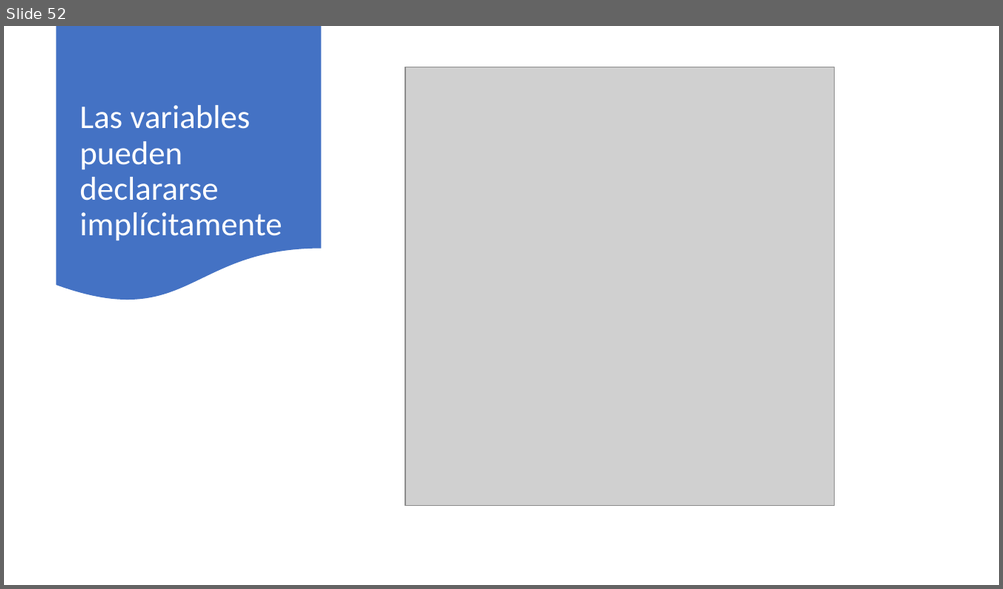
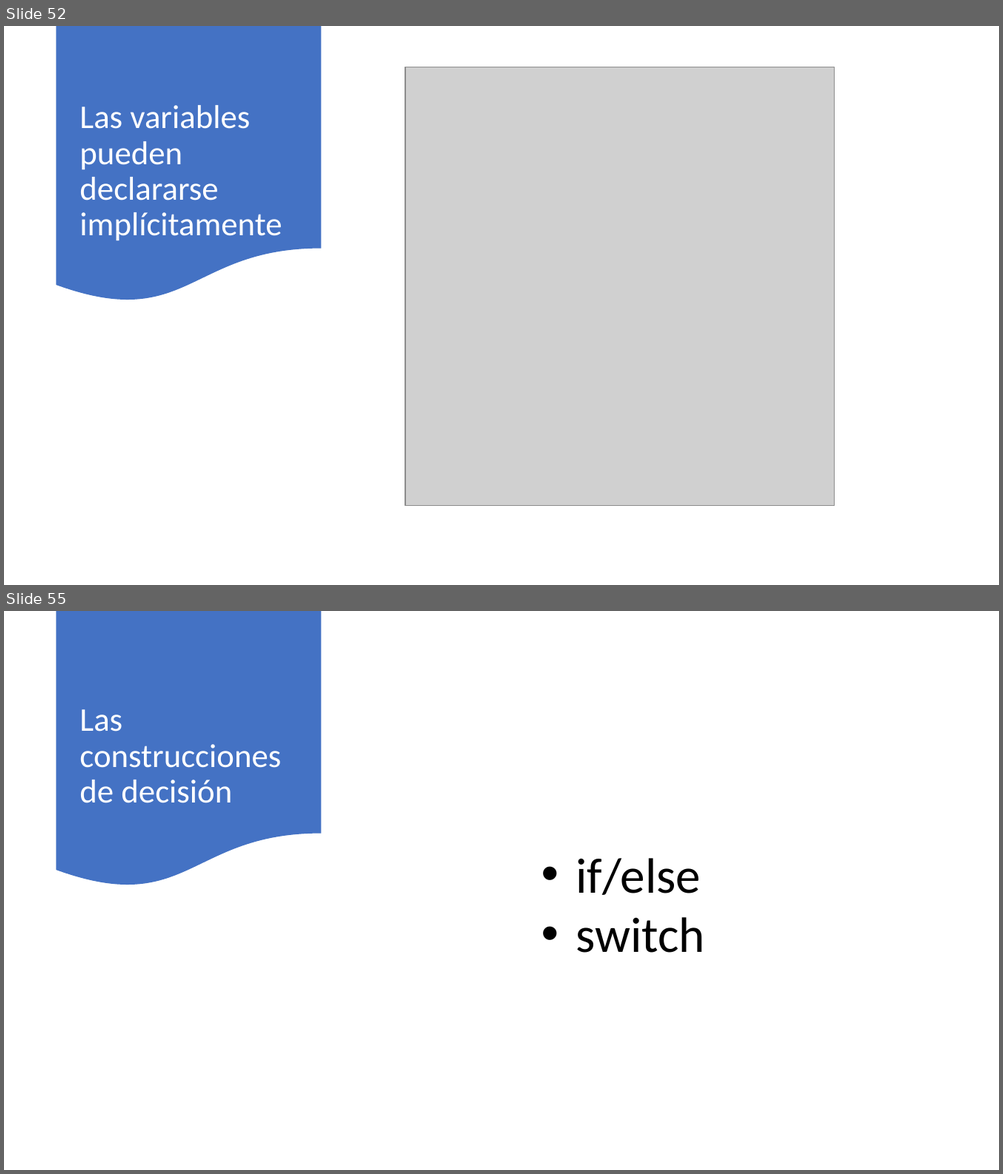
Before and after one commit to AlbertOsinaga/Curso201, a slide deck: Curso201.pptx. Shown one above the other, each under a label of ours: slide 52 before the commit, slides 52 and 55 after it; the slides between them are not shown. The pictures are 1003x589 and 1003x1174 pixels, drawn with LibreOffice and Linux fonts; fonts in the diff are those of the drawing; grey boxes stand for pictures. Boxes give left, top, right and bottom in pixels: in the first picture for what was removed or moved away, otherwise in the second. Text is boxed around its words. In the diff, an @@ line names an element or a change of style, - is before the commit and + after.

```diff
--- a/Curso201.pptx
+++ b/Curso201.pptx
@@ slide 55 added at (4, 611, 999, 1170), background #FFFFFF @@
@@ flow chart document added at (57, 611, 321, 889), fill #4472C4 @@
@@ title added at (79, 709, 281, 803), 32 pt, text #FFFFFF @@
+Las construcciones de decisión
@@ text added at (575, 858, 705, 953), 48 pt, text #000000 @@
+• if/else
+• switch
```
Also in this commit, not shown: 11 other slides added, 10 other files.
